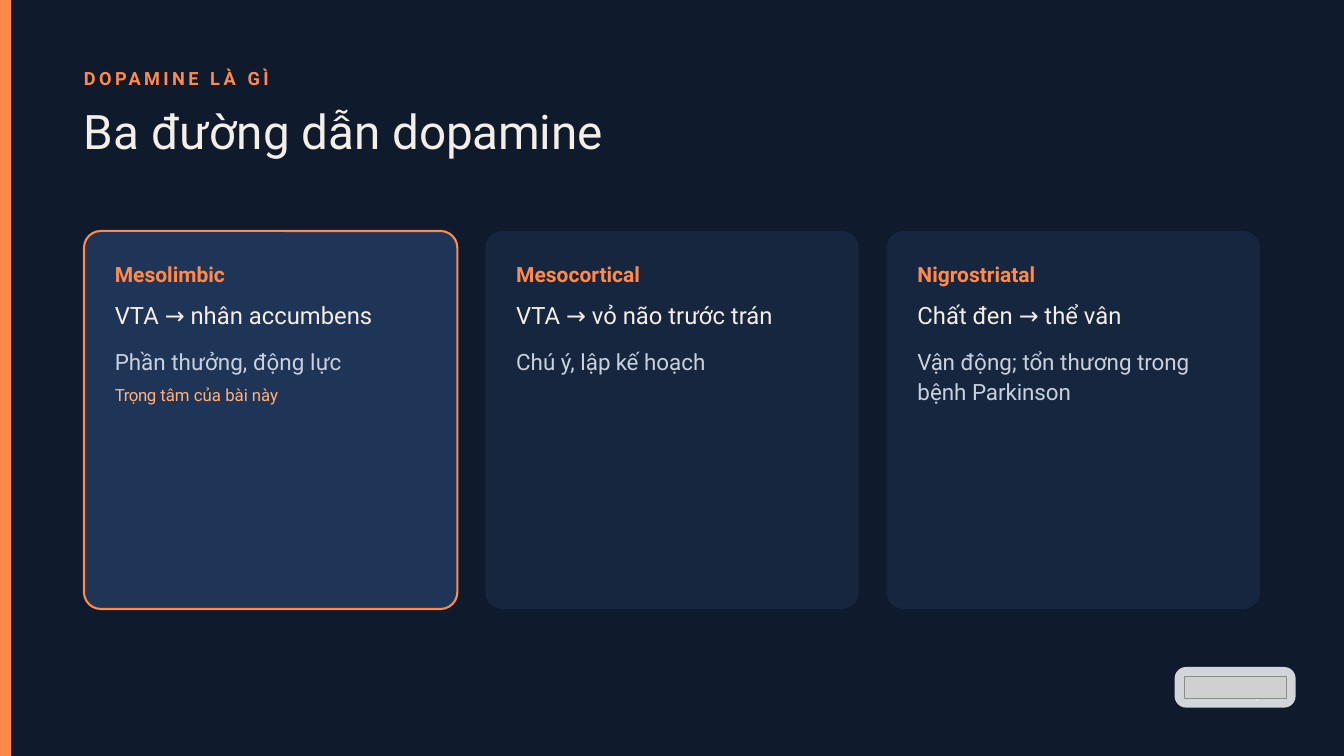
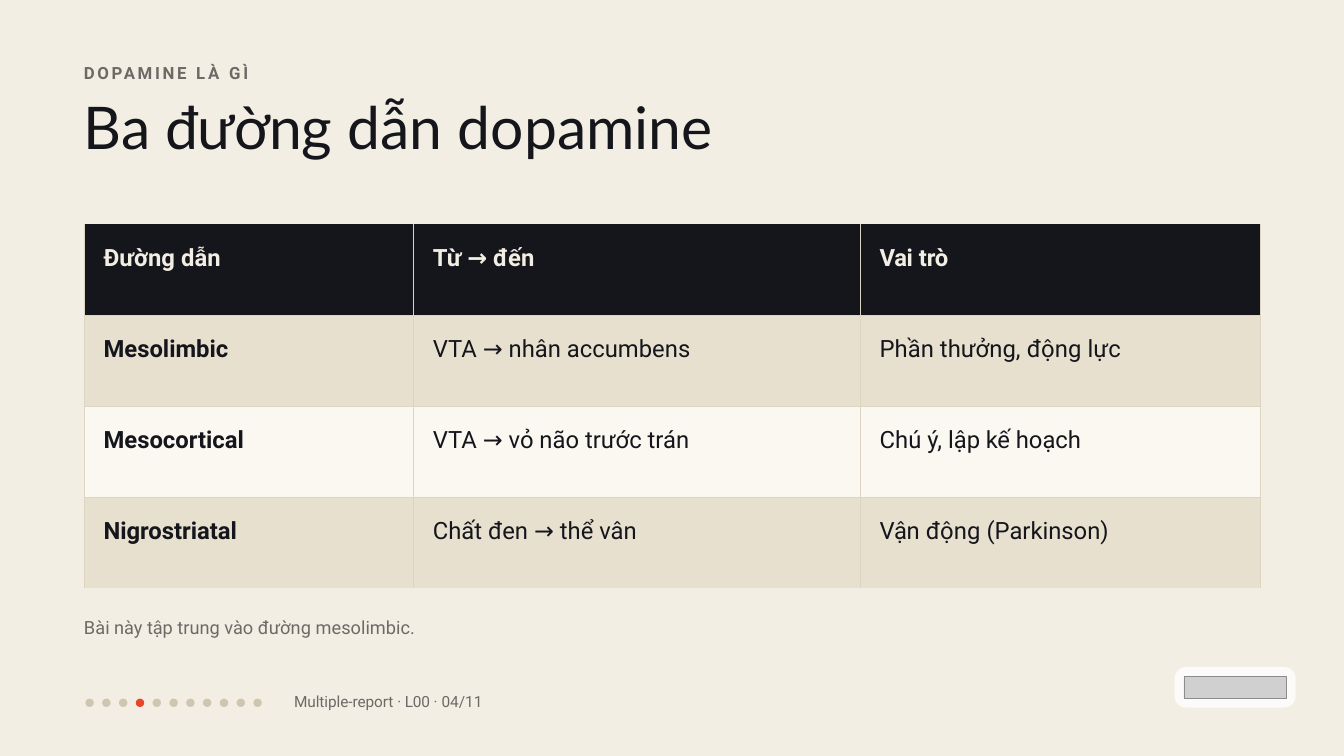
Before and after one commit to vohoailinh90/Multiple-report, a slide deck: slide 4 of lessons/L00/L00.pptx. Drawn at 1344x756 pixels with LibreOffice and Linux fonts; fonts in the diff are those of the drawing; grey boxes stand for pictures. Boxes give left, top, right and bottom in pixels: in the first picture for what was removed or moved away, otherwise in the second. Text is boxed around its words. In the diff, an @@ line names an element or a change of style, - is before the commit and + after.

```diff
--- a/lessons/L00/L00.pptx
+++ b/lessons/L00/L00.pptx
@@ background #0F1B2D to #F3EEE3 @@
@@ rectangle removed at box(0, 0, 11, 756) @@
@@ text "DOPAMINE LÀ GÌ" at box(84, 63, 1064, 87): size 19.5 to 18 pt, text colour #FF8A4C to #6B6A66; letter spacing 3.6 to 2.8 pt in "DOPAMINE"; letter spacing 3.8 to 3 pt in "LÀ GÌ" @@
@@ text "Ba đường dẫn dopamine": place and size @@
-text "Ba đường dẫn dopamine" at box(84, 109, 602, 159)
+text "Ba đường dẫn dopamine" at box(84, 99, 713, 160)
@@ text "Ba đường dẫn dopamine" at box(84, 99, 713, 160): size 51 to 63 pt, font Roboto to Lato, text colour #F3EEE6 to #14161C; letter spacing 0.1 to -0.6 pt in "đường"; letter spacing -0.1 to 0 pt in "dẫn"; letter spacing -0.2 to 0 pt in "dopamine" @@
@@ rounded rectangle removed at box(84, 231, 458, 609) @@
@@ table added at box(84, 224, 1260, 548), 4 rows, 3 columns @@
+Đường dẫn | Từ → đến | Vai trò
+Mesolimbic | VTA → nhân accumbens | Phần thưởng, động lực
+Mesocortical | VTA → vỏ não trước trán | Chú ý, lập kế hoạch
+Nigrostriatal | Chất đen → thể vân | Vận động (Parkinson)
@@ rounded rectangle removed at box(485, 231, 859, 609) @@
@@ rounded rectangle removed at box(886, 231, 1260, 609) @@
@@ text removed at box(115, 266, 225, 283) @@
-Mesolimbic
@@ text removed at box(516, 266, 640, 283) @@
-Mesocortical
@@ text removed at box(917, 266, 1035, 287) @@
-Nigrostriatal
@@ text removed at box(115, 306, 372, 325) @@
-VTA → nhân accumbens
@@ text removed at box(516, 304, 773, 325) @@
-VTA → vỏ não trước trán
@@ text removed at box(917, 304, 1122, 325) @@
-Chất đen → thể vân
@@ text removed at box(115, 351, 341, 375) @@
-Phần thưởng, động lực
@@ text removed at box(516, 351, 705, 375) @@
-Chú ý, lập kế hoạch
@@ text removed at box(917, 351, 1189, 404) @@
-Vận động; tổn thương trong bệnh Parkinson
@@ text removed at box(115, 387, 278, 405) @@
-Trọng tâm của bài này
@@ text added at box(84, 620, 415, 638), 19.5 pt, text #6B6A66 @@
+Bài này tập trung vào đường mesolimbic.
@@ ellipse added at box(85, 699, 93, 707), fill #CFC6B2 @@
@@ ellipse added at box(102, 699, 110, 707), fill #CFC6B2 @@
@@ ellipse added at box(119, 699, 127, 707), fill #CFC6B2 @@
@@ ellipse added at box(136, 699, 144, 707), fill #E8472B @@
@@ ellipse added at box(153, 699, 161, 707), fill #CFC6B2 @@
@@ ellipse added at box(169, 699, 177, 707), fill #CFC6B2 @@
@@ ellipse added at box(186, 699, 194, 707), fill #CFC6B2 @@
@@ ellipse added at box(203, 699, 211, 707), fill #CFC6B2 @@
@@ ellipse added at box(220, 699, 228, 707), fill #CFC6B2 @@
@@ ellipse added at box(237, 699, 245, 707), fill #CFC6B2 @@
@@ ellipse added at box(253, 699, 261, 707), fill #CFC6B2 @@
@@ text added at box(294, 695, 483, 710), 16.5 pt, text #6B6A66 @@
+Multiple-report · L00 · 04/11
@@ text removed at box(1251, 698, 1260, 699) @@
-4
```
Also in this commit, not shown: 9 other slides changed, 1 slide added, 1 slide removed, 6 other files.
